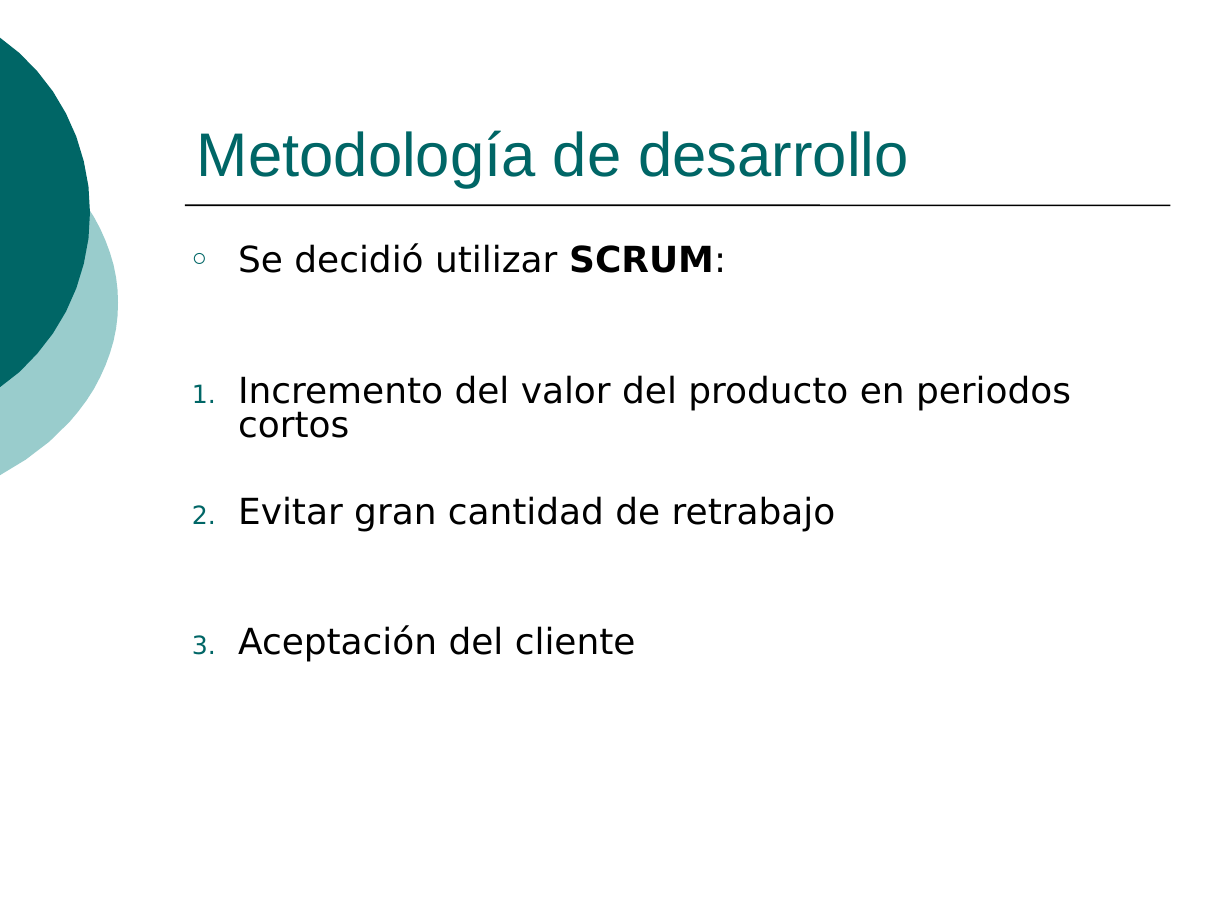
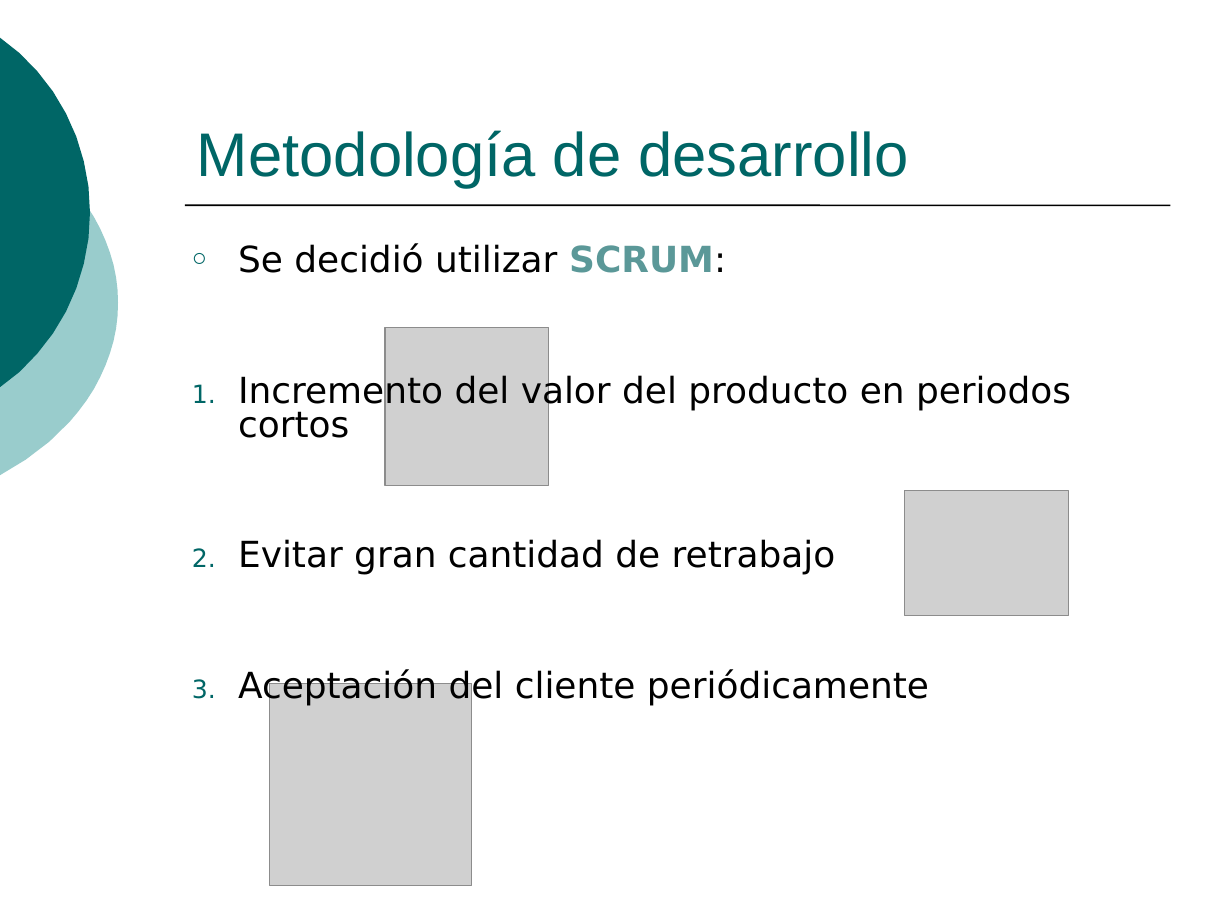
Before and after one commit to ingevy/taller-desarrollo-proyectos-ii-2do-2010, a slide deck: slide 2 of doc/presentaciones/Presentación inicial.ppt. Drawn at 1232x924 pixels with LibreOffice and Linux fonts; fonts in the diff are those of the drawing; grey boxes stand for pictures. Boxes give left, top, right and bottom in pixels: in the first picture for what was removed or moved away, otherwise in the second. Text is boxed around its words. In the diff, an @@ line names an element or a change of style, - is before the commit and + after.

Commit message:
Continuación adaptación presentación: Metodología - Herramientas - Alcance

```diff
--- a/doc/presentaciones/Presentación inicial.ppt
+++ b/doc/presentaciones/Presentación inicial.ppt
@@ text at (x1=238, y1=243, x2=726, y2=273): text colour #000000 to #5B9898 in "SCRUM:" @@
@@ picture added at (x1=386, y1=328, x2=549, y2=485) @@
@@ picture added at (x1=904, y1=490, x2=1068, y2=615) @@
@@ text at (x1=238, y1=669, x2=929, y2=706): text changed @@
-3. Aceptación del cliente
+3. Aceptación del cliente periódicamente
@@ picture added at (x1=270, y1=684, x2=472, y2=886) @@
```
Also in this commit, not shown: 2 other slides changed.
